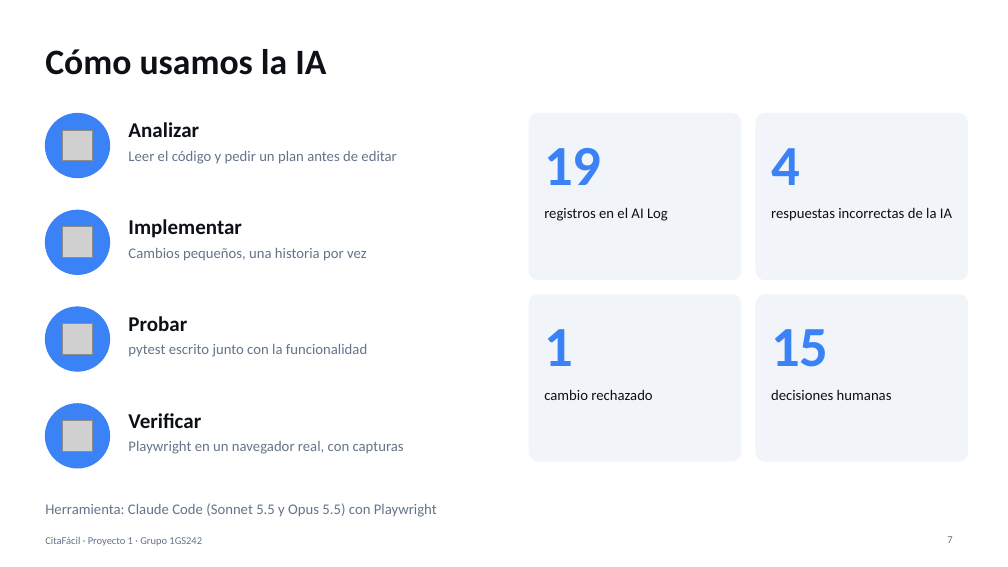
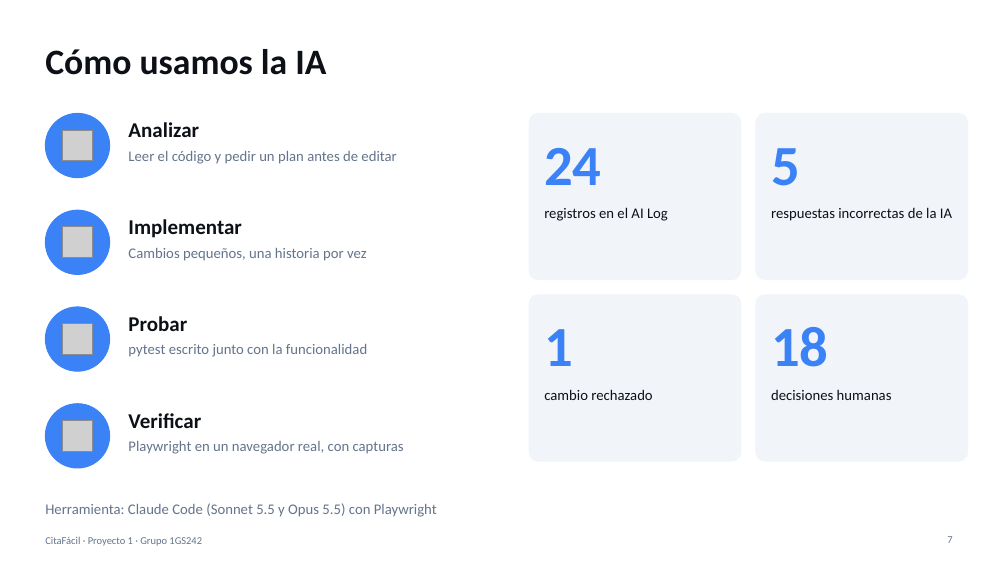
Before and after one commit to kelvinhe04/citafacil, a slide deck: slide 7 of docs/Presentacion_Proyecto1.pptx. Drawn at 1008x567 pixels with LibreOffice and Linux fonts; fonts in the diff are those of the drawing; grey boxes stand for pictures. Boxes give left, top, right and bottom in pixels: in the first picture for what was removed or moved away, otherwise in the second. Text is boxed around its words. In the diff, an @@ line names an element or a change of style, - is before the commit and + after.

```diff
--- a/docs/Presentacion_Proyecto1.pptx
+++ b/docs/Presentacion_Proyecto1.pptx
@@ text at (544,148,601,185): text changed @@
-19
+24
@@ text at (771,148,800,186): text changed @@
-4
+5
@@ text at (771,327,828,367): text changed @@
-15
+18
```
Also in this commit, not shown: 3 other slides changed, 2 other files.
